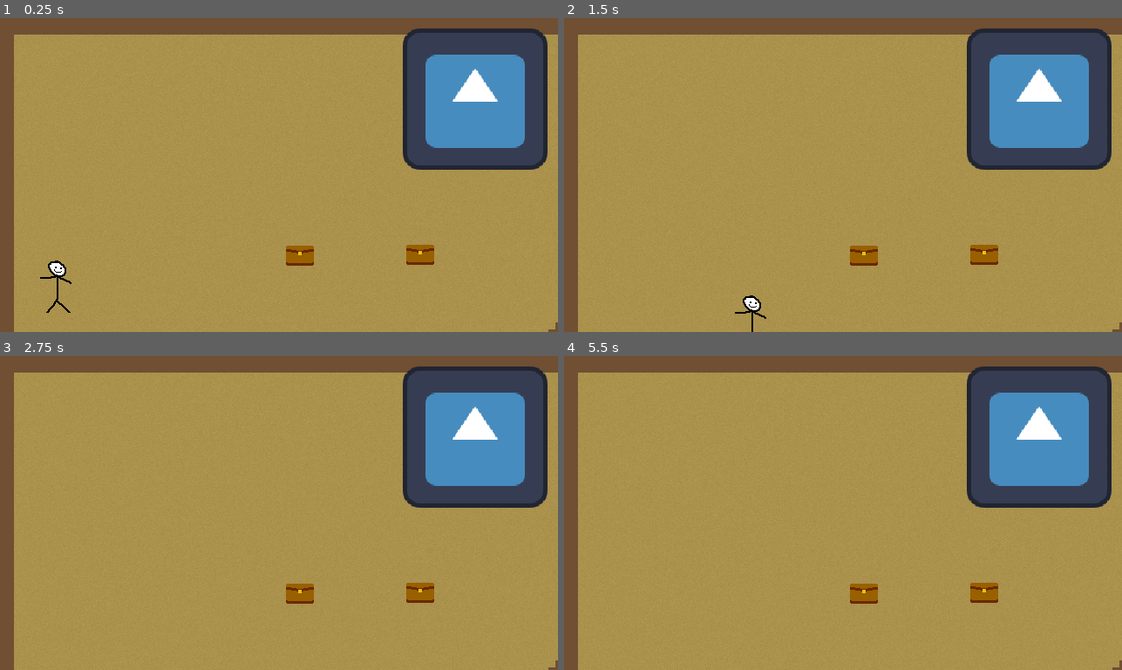
Above: before the commit, frames 1-4 (two rows, left to right).
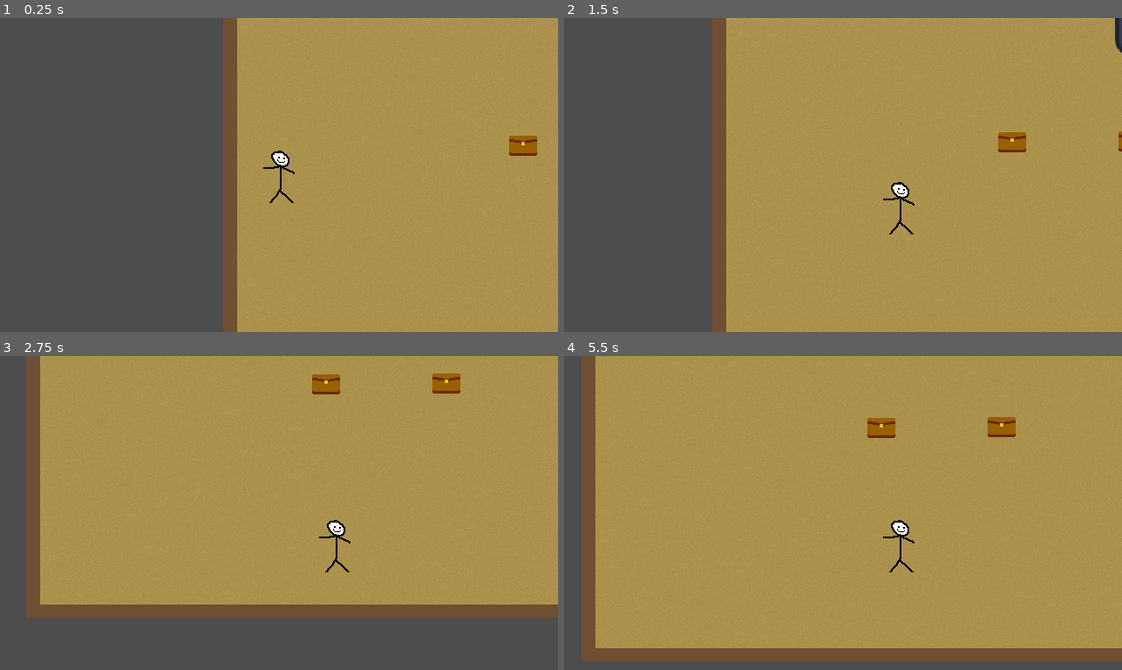
Above: after the commit, the same moments.

Repository: BoneBot/PirateJamSummer2025
Game: Godot game, scene res://game/demo_stuff/demo.tscn
Same seed, same stepped clock (60 frames per second), same inputs: the game is played once before the commit and once after it. This scene is started directly instead of the project's main scene. The engine's default icon, where the game draws it, is replaced by a stand-in: a white triangle on a blue panel in a dark square.
Inputs:
- Up to frame 1 (0.25 s): no input
- Up to frame 2 (1.5 s): tap Enter at 0.5 s; hold Right (right) 0.53-1.28 s; hold Space (interact) 0.53-1.28 s; hold Down (down) from 1.28 s (still down); tap Space (interact) at 1.35 s
- Up to frame 3 (2.75 s): release Down (down) at 2.03 s; hold Right (right) from 2.03 s (still down); hold Space (interact) from 2.03 s (still down)
- Up to frame 4 (5.5 s): release Right (right) at 2.78 s; release Space (interact) at 2.78 s; hold Up (up) 2.78-3.53 s; tap Space (interact) at 2.85, 4.35 s; hold Space (interact) 3.53-4.28 s; hold Left (left) 3.53-5.03 s; tap Enter at 5 s; hold Down (down) from 5.03 s (still down); hold Space (interact) from 5.03 s (still down)

The runs differ from the first frame. In frame 1, 57% of the frame differs, in the area x 0-100%, y 0-100%; in frame 2, 45%; in frame 3, 44%; in frame 4, 29%.

Commit message:
Made dialogue follow camera

Diff:
--- a/project/game/demo_stuff/demo.tscn
+++ b/project/game/demo_stuff/demo.tscn
@@ -66,6 +66,12 @@
 shape = SubResource("RectangleShape2D_5myc7")
 debug_color = Color(0.279673, 0.631412, 1.92523e-07, 0.42)
 
+[node name="Camera" type="Camera2D" parent="DemoPlayer"]
+position_smoothing_speed = 10.0
+drag_horizontal_enabled = true
+drag_vertical_enabled = true
+editor_draw_drag_margin = true
+
 [node name="Chest1" type="StaticBody2D" parent="."]
 position = Vector2(344, 268)
 collision_mask = 0
--- a/project/game/ui/dialogue_manager.gd
+++ b/project/game/ui/dialogue_manager.gd
@@ -1,4 +1,4 @@
-extends Control
+extends CanvasLayer
 
 ## The path to the dialogue file for this specific scene
 @export_file("*.json") var dialogue_file
--- a/project/game/ui/dialogue_manager.tscn
+++ b/project/game/ui/dialogue_manager.tscn
@@ -2,14 +2,13 @@
 
 [ext_resource type="Script" path="res://game/ui/dialogue_manager.gd" id="1_4qhdc"]
 
-[node name="DialogueManager" type="Control"]
+[node name="DialogueManager" type="CanvasLayer"]
 process_mode = 2
-layout_mode = 3
-anchors_preset = 0
 script = ExtResource("1_4qhdc")
 
 [node name="TextBox" type="Control" parent="."]
 visible = false
+layout_mode = 3
 anchors_preset = 0
 offset_top = 280.0
 offset_right = 640.0
